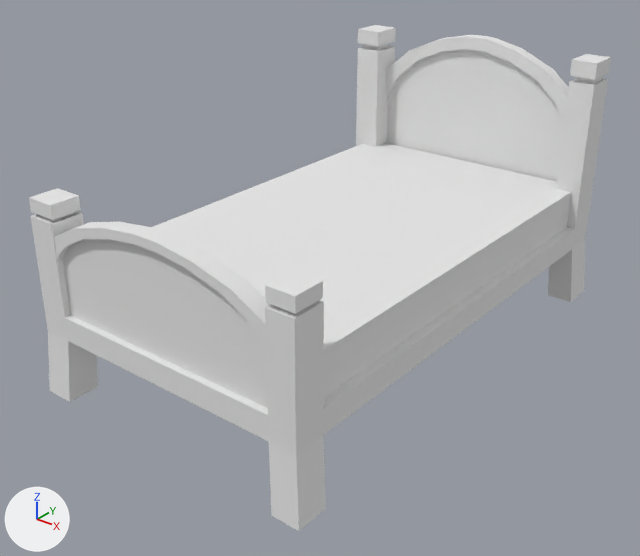
The FBX model Assets/Finn/Models/fbx models/blue_bed.fbx: old version first, new version second.
One viewpoint serves both versions: a 50 mm lens placed at (-0.21, -5.05, 3.6), pointed at (-4.02, -0.28, 0.64). Lighting does not change. The marker at lower left points along +X, +Y and +Z. Where no turn or scale is listed for an object, it has been applied to the vertices.

Objects in the first picture: 'Blue Bed'.
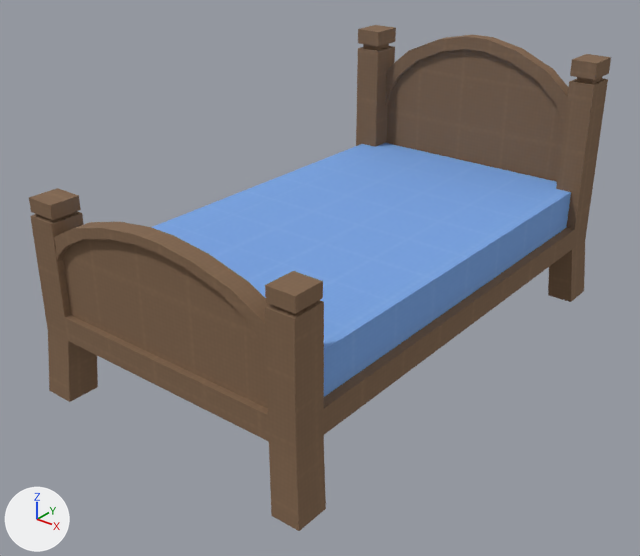
The newer file is also rescaled (x0.754), turned or shifted as a whole; pictures and numbers use the older file's frame.

Pixel boxes [x1, y1, x2, y2] of what changed, in the pictures (640 x 556 px):
'Blue Bed', surface changed
    both: [29, 25, 611, 531]

Edits to the bpy script that builds the scene:
```text
Add img_bed_frame_basecolor_png:
    img_bed_frame_basecolor_png = load_image('bed_frame_BaseColor.png', '../Materials/bed_frame_BaseColor.png', 1024, 1024, 'sRGB')
Add img_bed_sheets_basecolor_png:
    img_bed_sheets_basecolor_png = load_image('bed_sheets_BaseColor.png', '../Materials/bed_sheets_BaseColor.png', 1024, 1024, 'sRGB')
Change mat_lambert3sg_002:
    remove mat_lambert3sg_002.base_color = (0.8, 0.8, 0.8)  # white #e7e7e7
    add mat_lambert3sg_002.texture = img_bed_sheets_basecolor_png
Change mat_lambert2sg_003:
    remove mat_lambert2sg_003.base_color = (0.8, 0.8, 0.8)  # white #e7e7e7
    add mat_lambert2sg_003.texture = img_bed_frame_basecolor_png
```
